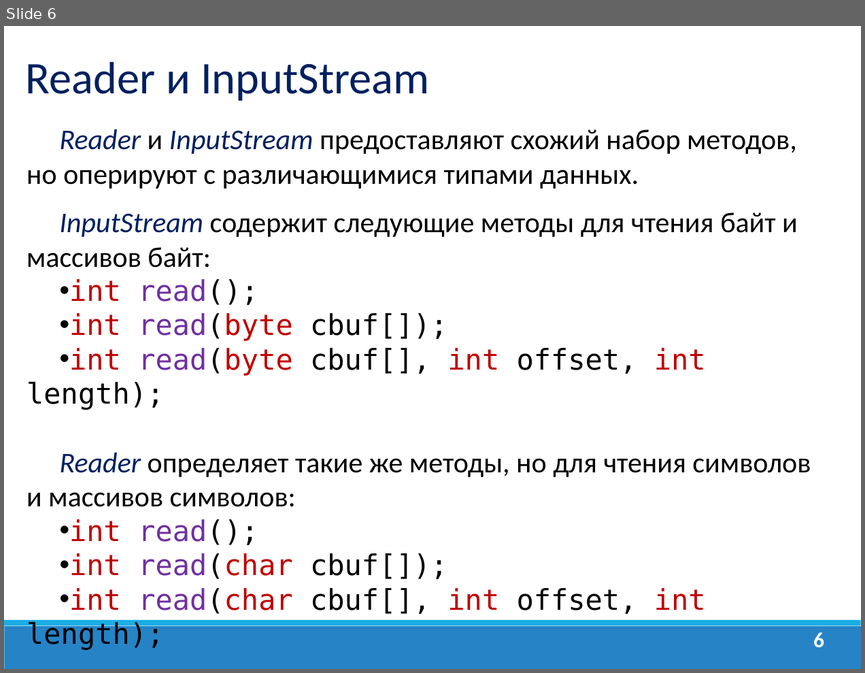
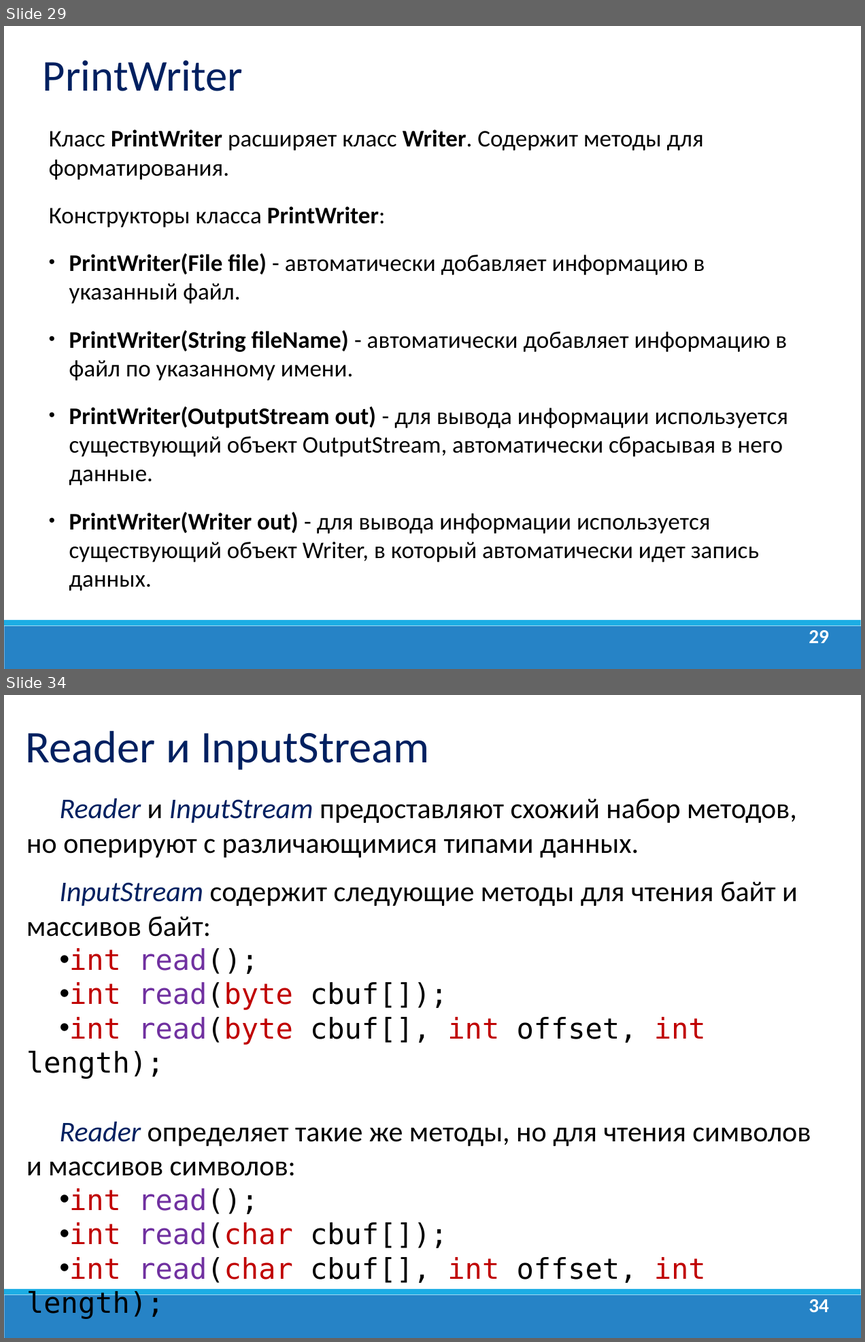
Before and after one commit to dmitry-academy/academy_5220, a slide deck: academy5220/resources/presentations_old/Java_Lection_11.Потоки ввода вывода.ppt. Shown one above the other, each under a label of ours: slide 6 before the commit, slides 29 and 34 after it; the slides between them are not shown. The pictures are 865x673 and 865x1342 pixels, drawn with LibreOffice and Linux fonts; fonts in the diff are those of the drawing; background and template pictures are left out. Boxes give left, top, right and bottom in pixels: in the first picture for what was removed or moved away, otherwise in the second. Text is boxed around its words. In the diff, an @@ line names an element or a change of style, - is before the commit and + after.

```diff
--- a/academy5220/resources/presentations_old/Java_Lection_11.Потоки ввода вывода.ppt
+++ b/academy5220/resources/presentations_old/Java_Lection_11.Потоки ввода вывода.ppt
@@ slide 29 added at box(4, 26, 861, 669), background #FFFFFF; not listed: 2 template elements that a slide beside it also shows @@
@@ text added at box(43, 60, 243, 91), 37 pt, text #002060 @@
+PrintWriter
@@ text added at box(49, 129, 788, 590), 20 pt, text #000000 @@
+Класс PrintWriter расширяет класс Writer. Содержит методы для форматирования.
+Конструкторы класса PrintWriter:
+• PrintWriter(File file) - автоматически добавляет информацию в указанный файл.
+• PrintWriter(String fileName) - автоматически добавляет информацию в файл по указанному имени.
+• PrintWriter(OutputStream out) - для вывода информации используется существующий объект OutputStream, автоматически сбрасывая в него данные.
+• PrintWriter(Writer out) - для вывода информации используется существующий объект Writer, в который автоматически идет запись данных.
@@ page number added at box(808, 630, 828, 643), 16.6 pt, text #FFFFFF, bold @@
+29
@@ what was slide 6 is now slide 34 @@
@@ page number at box(808, 1299, 828, 1312): text changed; size 18 to 16.6 pt @@
-6
+34
```
Also in this commit, not shown: 9 slides changed, 29 other slides added, 2 slides removed, 18 other files.
